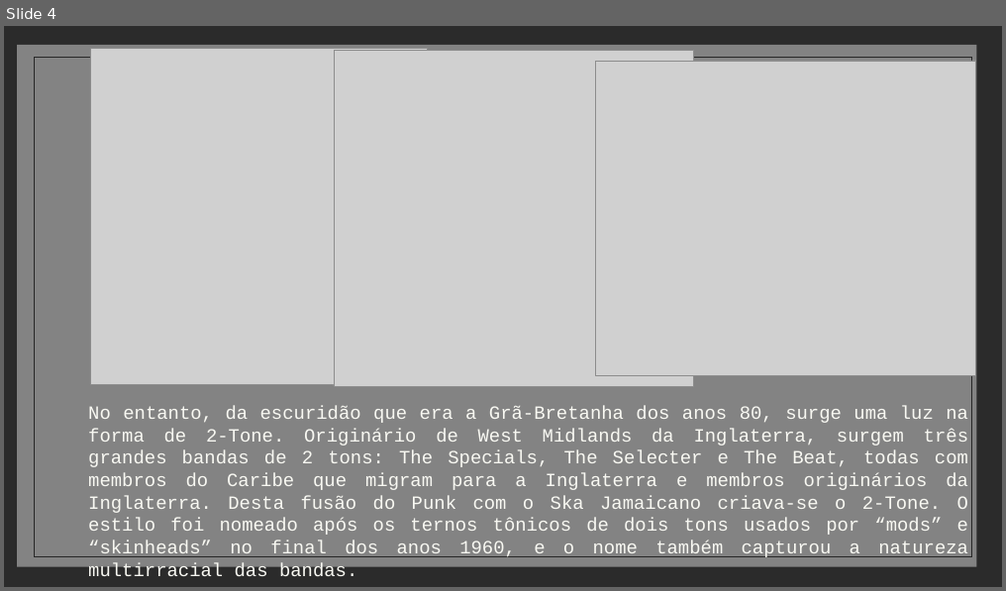
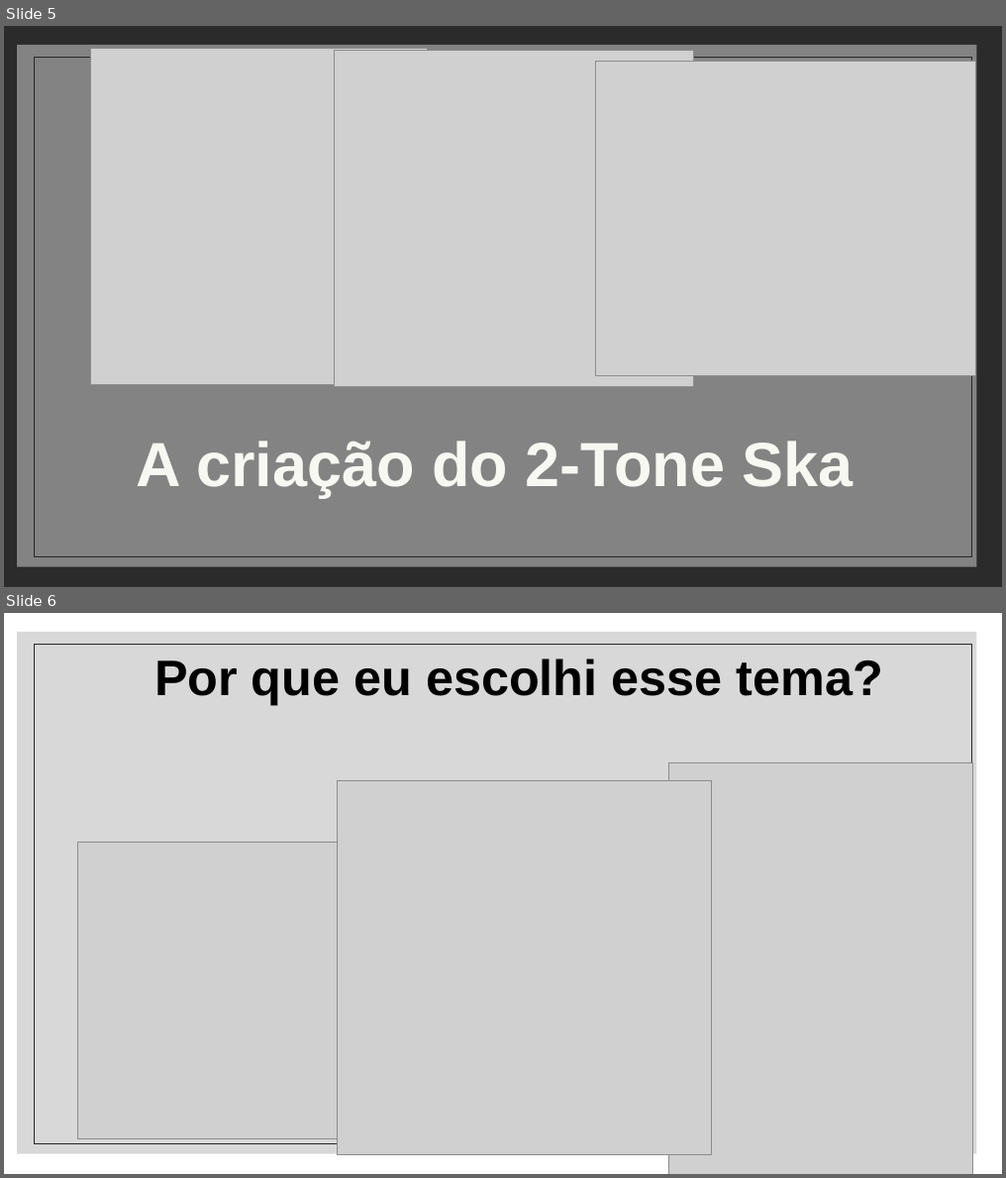
Before and after one commit to william-kokubun/projeto_individual, a slide deck: P.I/A HISTÓRIA DO 2-TONE SKA.pptx. Shown one above the other, each under a label of ours: slide 4 before the commit, slides 5 and 6 after it. The pictures are 1006x591 and 1006x1178 pixels, drawn with LibreOffice and Linux fonts; fonts in the diff are those of the drawing; grey boxes stand for pictures; background and template pictures are left out; a plain dark background stands for a picture behind light text. Boxes give left, top, right and bottom in pixels: in the first picture for what was removed or moved away, otherwise in the second. Text is boxed around its words. In the diff, an @@ line names an element or a change of style, - is before the commit and + after.

Commit message:
atualizei o powerpoint para ser mais claro e simplificado

```diff
--- a/P.I/A HISTÓRIA DO 2-TONE SKA.pptx
+++ b/P.I/A HISTÓRIA DO 2-TONE SKA.pptx
@@ slide 6 added at box(4, 613, 1002, 1174), background picture (left out); not listed: 2 template elements that a slide beside it also shows @@
@@ text added at box(154, 659, 883, 705), 48 pt, text #000000, bold @@
+Por que eu escolhi esse tema?
@@ picture added at box(338, 780, 712, 1156) @@
@@ picture added at box(669, 762, 973, 1174) @@
@@ picture added at box(78, 842, 546, 1140) @@
@@ what was slide 4 is now slide 5 @@
@@ slide 5 changed as well @@
@@ text at box(136, 441, 853, 498): text changed; size 18 to 60 pt; font Courier New to Arial; bold on @@
-No entanto, da escuridão que era a Grã-Bretanha dos anos 80, surge uma luz na forma de 2-Tone. Originário de West Midlands da Inglaterra, surgem três grandes bandas de 2 tons: The Specials, The Selecter e The Beat, todas com membros do Caribe que migram para a Inglaterra e membros originários da Inglaterra. Desta fusão do Punk com o Ska Jamaicano criava-se o 2-Tone. O estilo foi nomeado após os ternos tônicos de dois tons usados por “mods” e “skinheads” no final dos anos 1960, e o nome também capturou a natureza multirracial das bandas.
+A criação do 2-Tone Ska
```
Also in this commit, not shown: 1 other slide changed, 7 other slides added, 3 slides removed.
